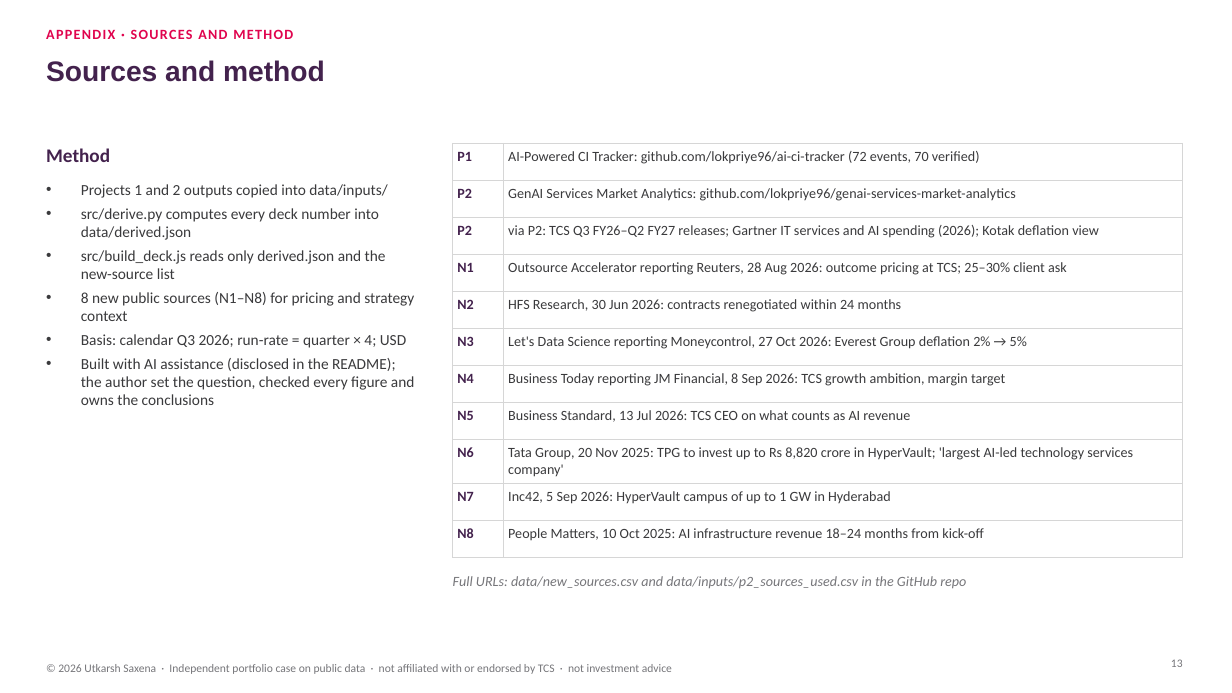
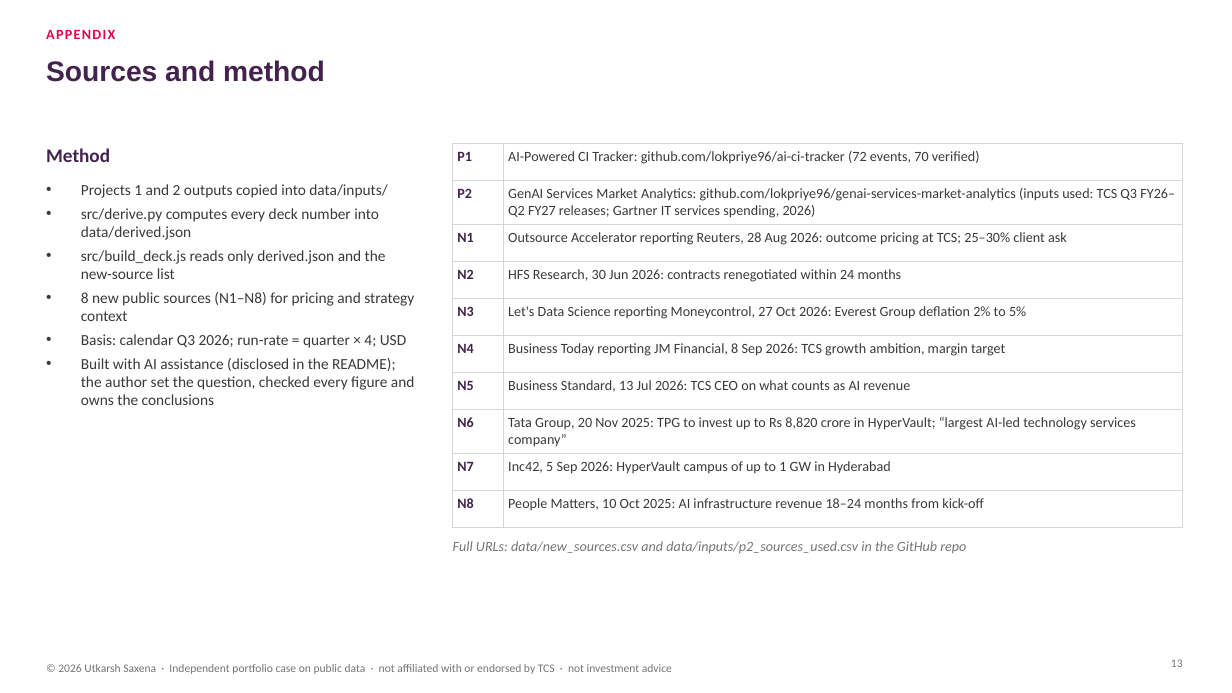
Before and after one commit to lokpriye96/ai-consulting-report-genai-services, a slide deck: slide 13 of outputs/TCS_AI_Deflation_Strategy.pptx. Drawn at 1232x693 pixels with LibreOffice and Linux fonts; fonts in the diff are those of the drawing. Boxes give left, top, right and bottom in pixels: in the first picture for what was removed or moved away, otherwise in the second. Text is boxed around its words. In the diff, an @@ line names an element or a change of style, - is before the commit and + after.

```diff
--- a/outputs/TCS_AI_Deflation_Strategy.pptx
+++ b/outputs/TCS_AI_Deflation_Strategy.pptx
@@ text at bbox=[46, 30, 115, 39]: text changed @@
-APPENDIX · SOURCES AND METHOD
+APPENDIX
@@ table at bbox=[453, 143, 1183, 514] @@
-row 2: P2 | GenAI Services Market Analytics: github.com/lokpriye96/genai-services-market-analytics
-row 3: P2 | via P2: TCS Q3 FY26–Q2 FY27 releases; Gartner IT services and AI spending (2026); Kotak deflation view
+row 2: P2 | GenAI Services Market Analytics: github.com/lokpriye96/genai-services-market-analytics (inputs used: TCS Q3 FY26–Q2 FY27 releases; Gartner IT services spending, 2026)
-row 5, column 2: Let's Data Science reporting Moneycontrol, 27 Oct 2026: Everest Group deflation 2% → 5%
+row 5, column 2: Let's Data Science reporting Moneycontrol, 27 Oct 2026: Everest Group deflation 2% to 5%
-row 8, column 2: Tata Group, 20 Nov 2025: TPG to invest up to Rs 8,820 crore in HyperVault; 'largest AI-led technology services company'
+row 8, column 2: Tata Group, 20 Nov 2025: TPG to invest up to Rs 8,820 crore in HyperVault; “largest AI-led technology services company”
@@ text "Full URLs: data/new_sources.csv and data/inputs/p2_sources_u ...": place and size @@
-text "Full URLs: data/new_sources.csv and data/inputs/p2_sources_u ..." at bbox=[453, 576, 966, 588]
+text "Full URLs: data/new_sources.csv and data/inputs/p2_sources_u ..." at bbox=[453, 541, 966, 553]
```
Also in this commit, not shown: 10 other slides changed, 16 other files.
